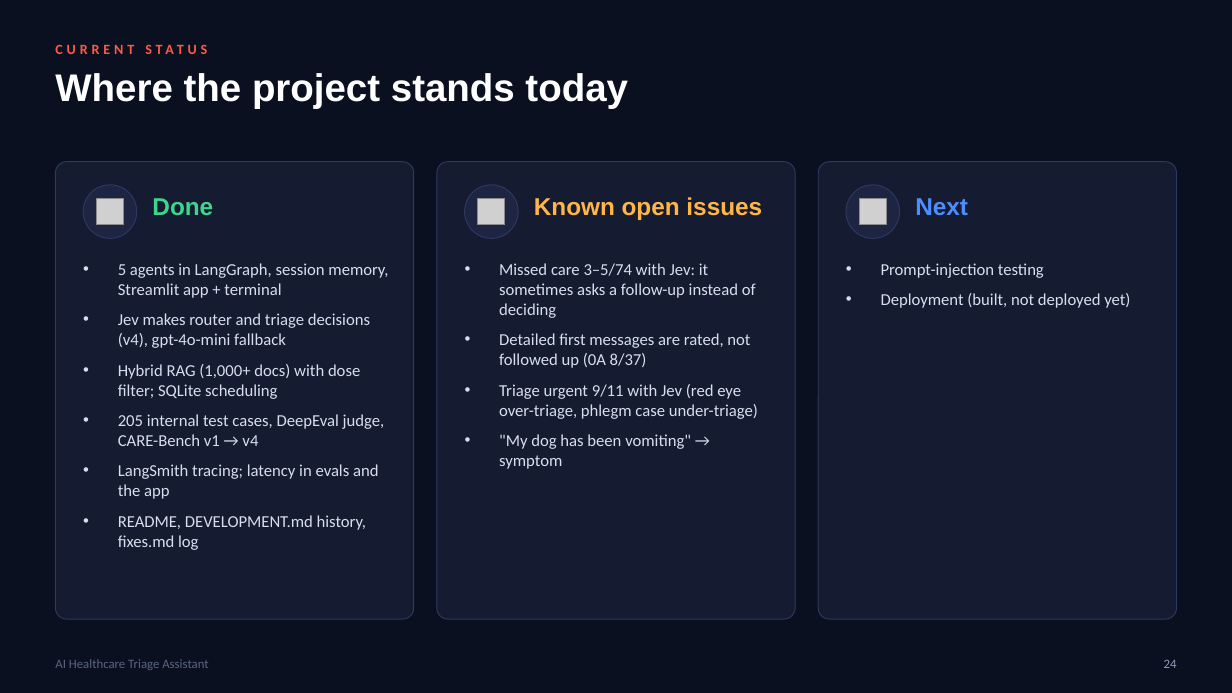
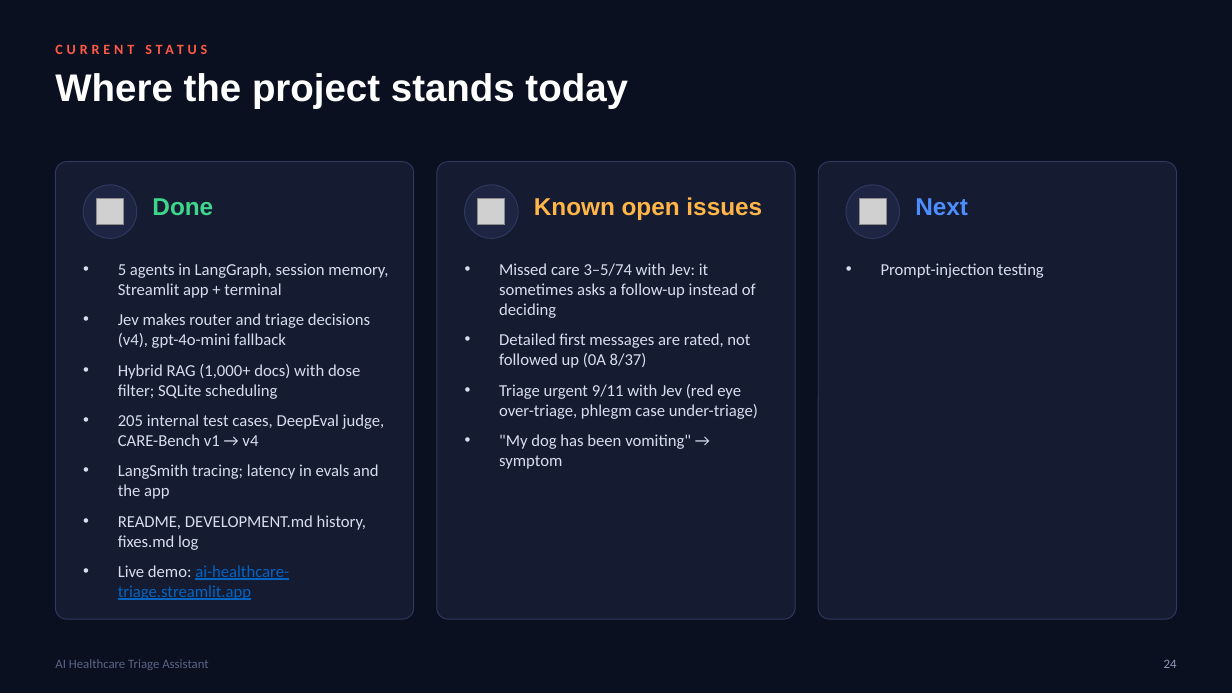
Before and after one commit to MASJV/ai-healthcare-triage-assistant, a slide deck: slide 24 of assets/docs/AI_Healthcare_Triage_Assistant.pptx. Drawn at 1232x693 pixels with LibreOffice and Linux fonts; fonts in the diff are those of the drawing; grey boxes stand for pictures. Boxes give left, top, right and bottom in pixels: in the first picture for what was removed or moved away, otherwise in the second. Text is boxed around its words. In the diff, an @@ line names an element or a change of style, - is before the commit and + after.

```diff
--- a/assets/docs/AI_Healthcare_Triage_Assistant.pptx
+++ b/assets/docs/AI_Healthcare_Triage_Assistant.pptx
@@ text at (881, 293, 1130, 308): paragraph removed @@
-• Deployment (built, not deployed yet)
@@ text at (118, 565, 289, 600): paragraph added @@
+• Live demo: ai-healthcare-triage.streamlit.app
```
Also in this commit, not shown: 7 other slides changed, 5 other files.
